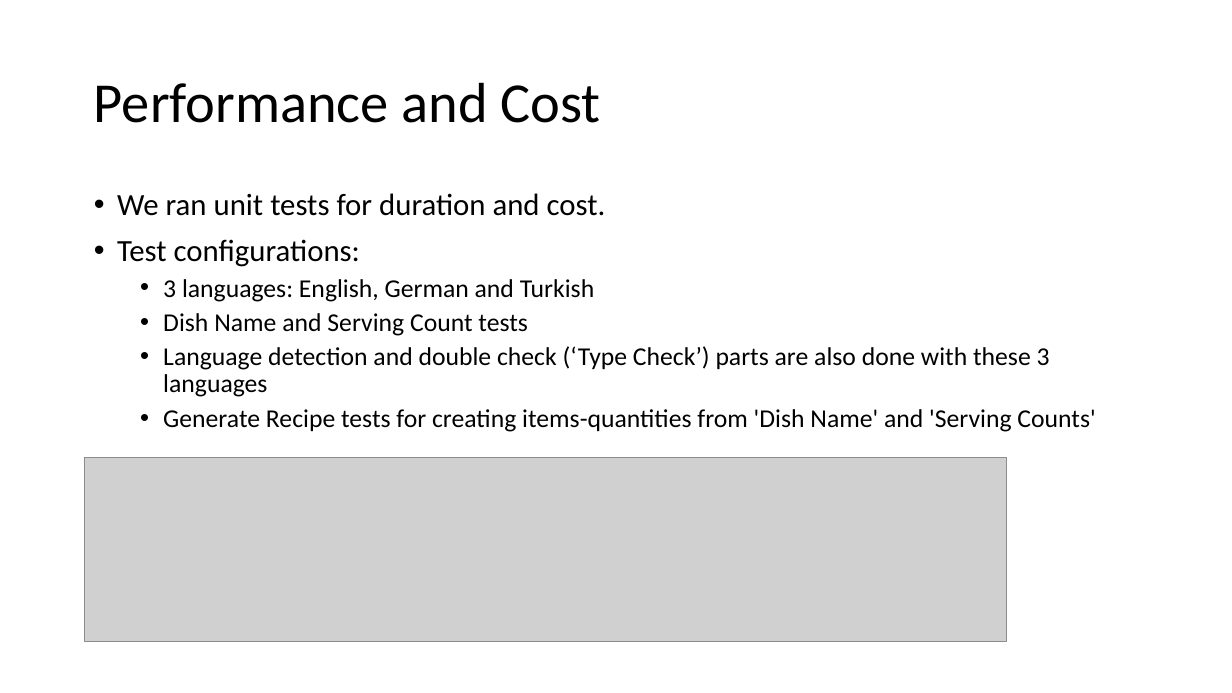
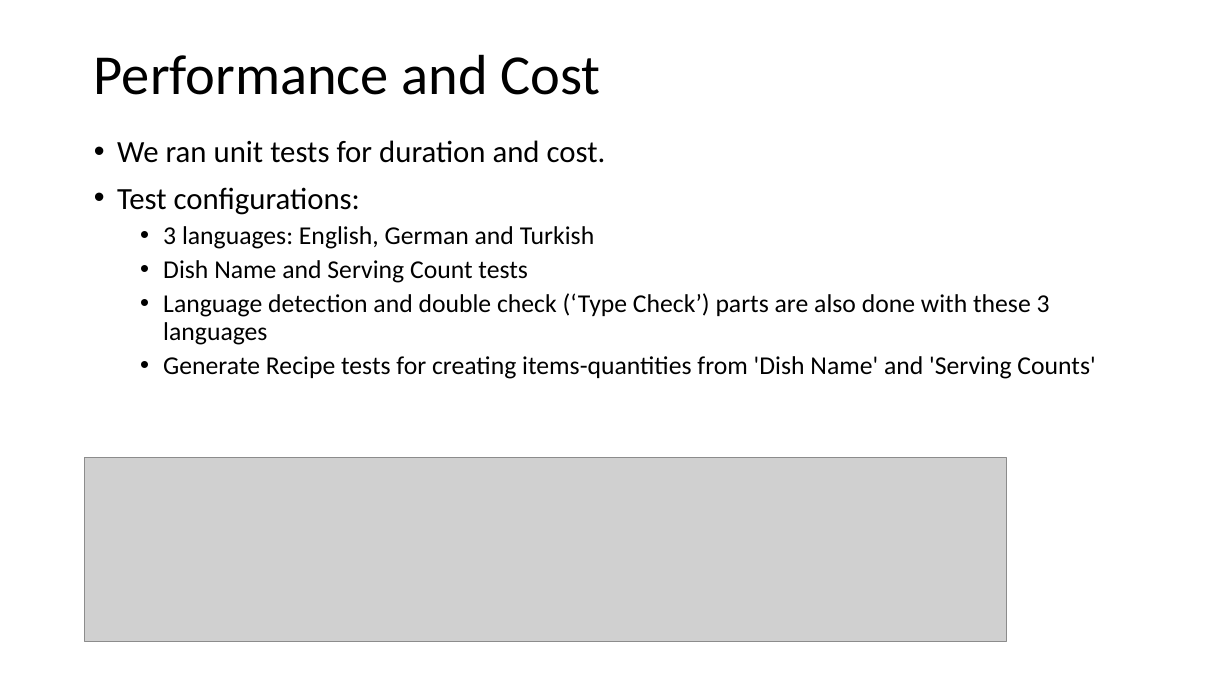
Before and after one commit to deepnetworkgmbh/generative-ai, a slide deck: slide 5 of recipe_generation/PresentationCenk.pptx (slide 4 before the commit). Drawn at 1232x693 pixels with LibreOffice and Linux fonts; fonts in the diff are those of the drawing; grey boxes stand for pictures. Boxes give left, top, right and bottom in pixels: in the first picture for what was removed or moved away, otherwise in the second. Text is boxed around its words. In the diff, an @@ line names an element or a change of style, - is before the commit and + after.

```diff
--- a/recipe_generation/PresentationCenk.pptx
+++ b/recipe_generation/PresentationCenk.pptx
@@ title "Performance and Cost": place and size @@
-title "Performance and Cost" at [94, 82, 601, 123]
+title "Performance and Cost" at [94, 54, 601, 95]
@@ text "We ran unit tests for ...": place and size @@
-text "We ran unit tests for ..." at [117, 193, 1095, 432]
+text "We ran unit tests for ..." at [117, 140, 1095, 379]
```
Also in this commit, not shown: 4 other slides changed, 1 slide added.
